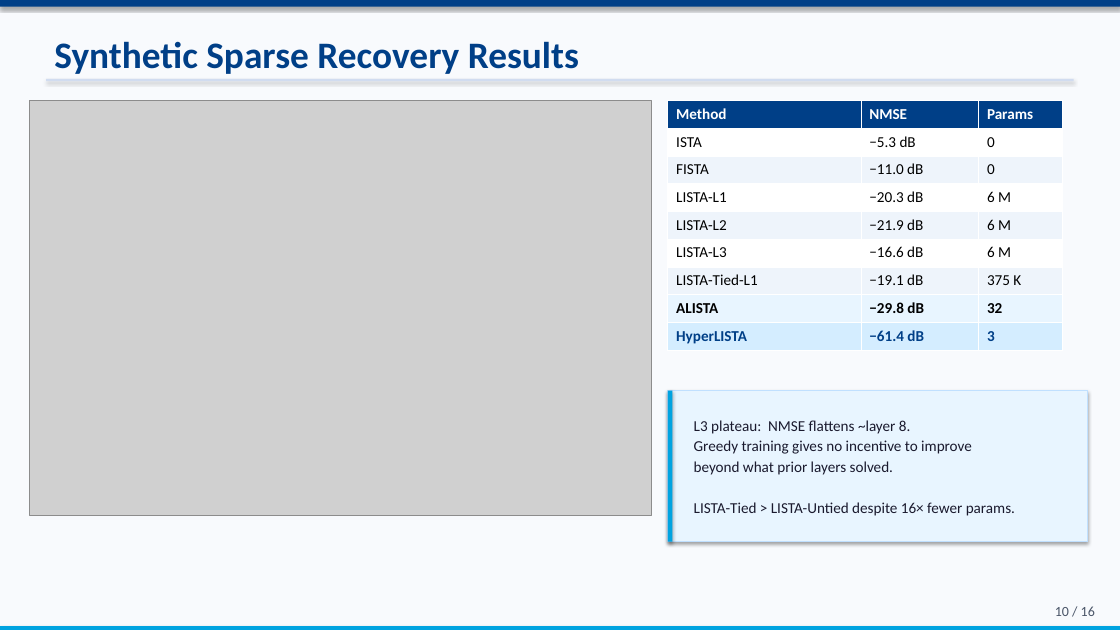
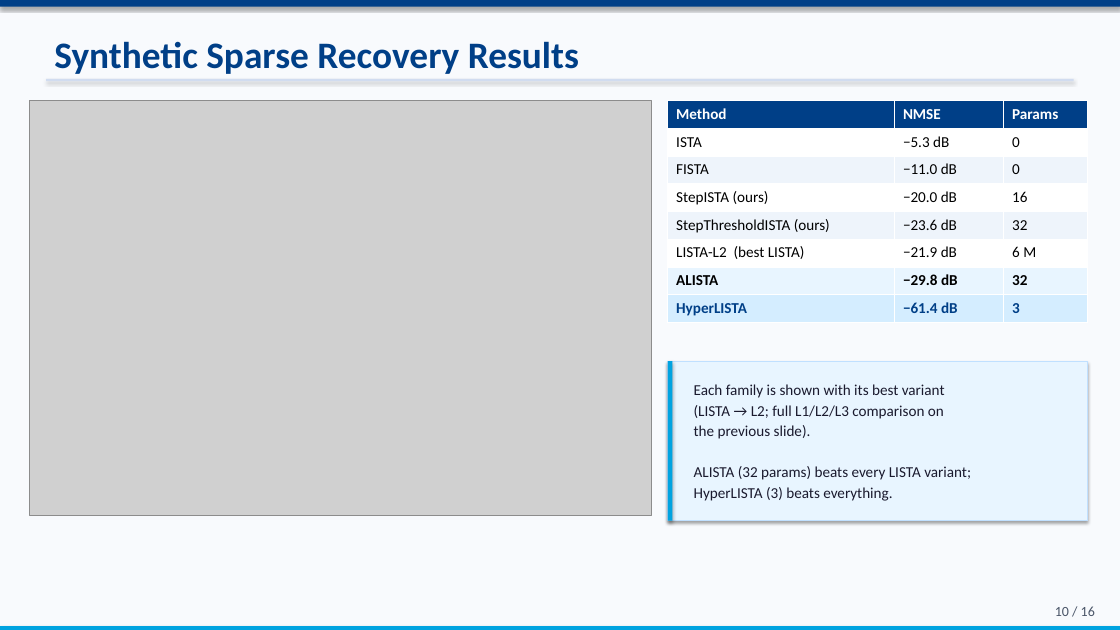
Before and after one commit to ThEpiCake/hyperlista-mbdl, a slide deck: slide 10 of submission/MBDL_Seminar_Presentation.pptx. Drawn at 1120x630 pixels with LibreOffice and Linux fonts; fonts in the diff are those of the drawing; grey boxes stand for pictures. Boxes give left, top, right and bottom in pixels: in the first picture for what was removed or moved away, otherwise in the second. Text is boxed around its words. In the diff, an @@ line names an element or a change of style, - is before the commit and + after.

```diff
--- a/submission/MBDL_Seminar_Presentation.pptx
+++ b/submission/MBDL_Seminar_Presentation.pptx
@@ table at <box>668,101,1088,323</box> @@
-row 4: LISTA-L1 | −20.3 dB | 6 M
-row 5: LISTA-L2 | −21.9 dB | 6 M
-row 6: LISTA-L3 | −16.6 dB | 6 M
-row 7: LISTA-Tied-L1 | −19.1 dB | 375 K
+row 4: StepISTA (ours) | −20.0 dB | 16
+row 5: StepThresholdISTA (ours) | −23.6 dB | 32
+row 6: LISTA-L2 (best LISTA) | −21.9 dB | 6 M
@@ table: place and size @@
-table at <box>668,101,1063,350</box>
+table at <box>668,101,1088,323</box>
@@ rectangle: place and size @@
-rectangle at <box>668,391,1088,542</box>
+rectangle at <box>668,361,1088,521</box>
@@ rectangle: place and size @@
-rectangle at <box>668,391,673,542</box>
+rectangle at <box>668,361,673,521</box>
@@ text at <box>694,384,971,501</box>: text changed @@
-L3 plateau: NMSE flattens ~layer 8.
-Greedy training gives no incentive to improve
-beyond what prior layers solved.
-LISTA-Tied > LISTA-Untied despite 16× fewer params.
+Each family is shown with its best variant
+(LISTA → L2; full L1/L2/L3 comparison on
+the previous slide).
+ALISTA (32 params) beats every LISTA variant;
+HyperLISTA (3) beats everything.
```
Also in this commit, not shown: 1 other slide changed, 1 other file.
